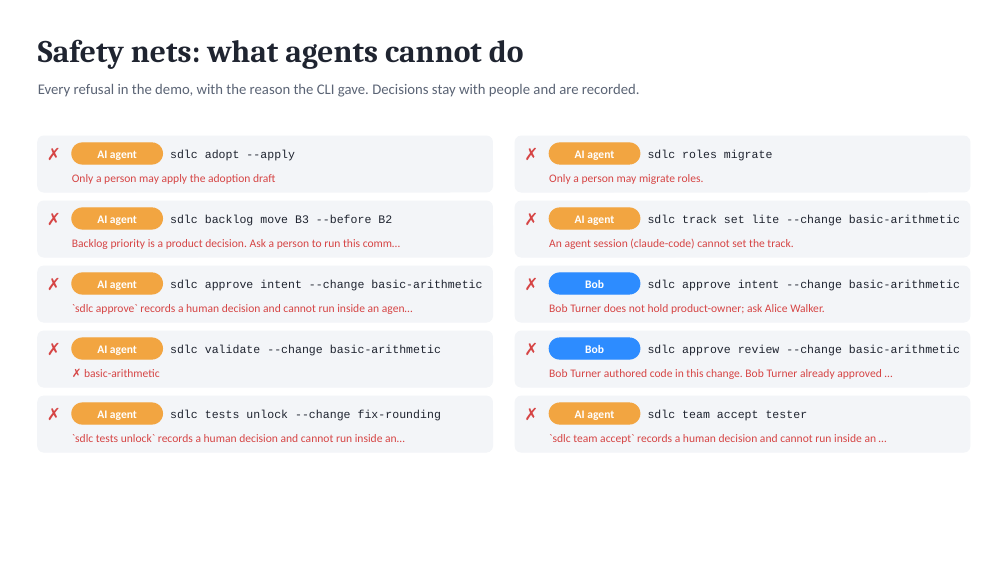
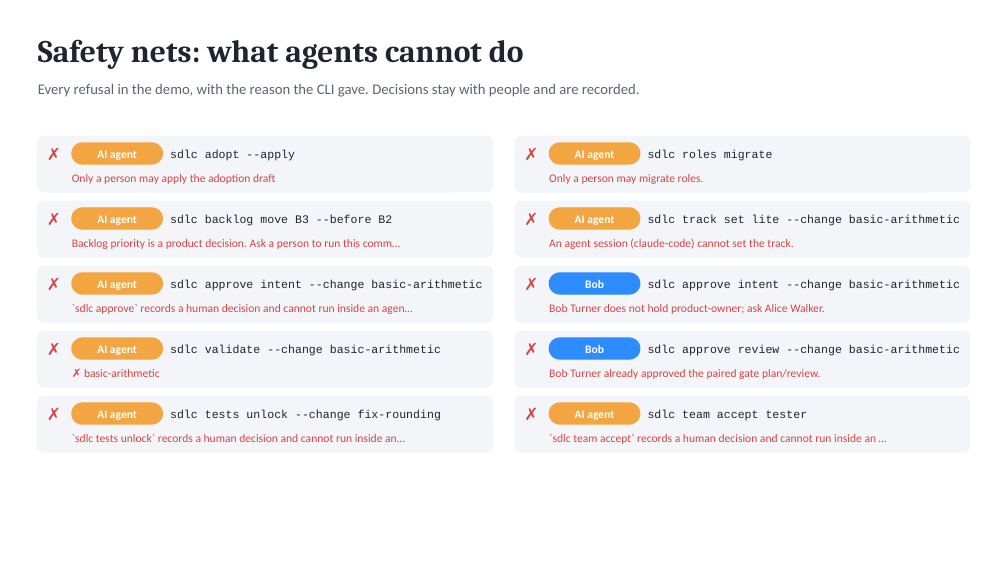
Before and after one commit to marin-ai-tech/sdlc, a slide deck: slide 15 of docs/demo/sdlc-calculator-demo.en.pptx. Drawn at 1008x567 pixels with LibreOffice and Linux fonts; fonts in the diff are those of the drawing. Boxes give left, top, right and bottom in pixels: in the first picture for what was removed or moved away, otherwise in the second. Text is boxed around its words. In the diff, an @@ line names an element or a change of style, - is before the commit and + after.

```diff
--- a/docs/demo/sdlc-calculator-demo.en.pptx
+++ b/docs/demo/sdlc-calculator-demo.en.pptx
@@ text at (549,369,820,379): text changed @@
-Bob Turner authored code in this change. Bob Turner already approved …
+Bob Turner already approved the paired gate plan/review.
```
Also in this commit, not shown: 6 other slides changed, 33 other files.
